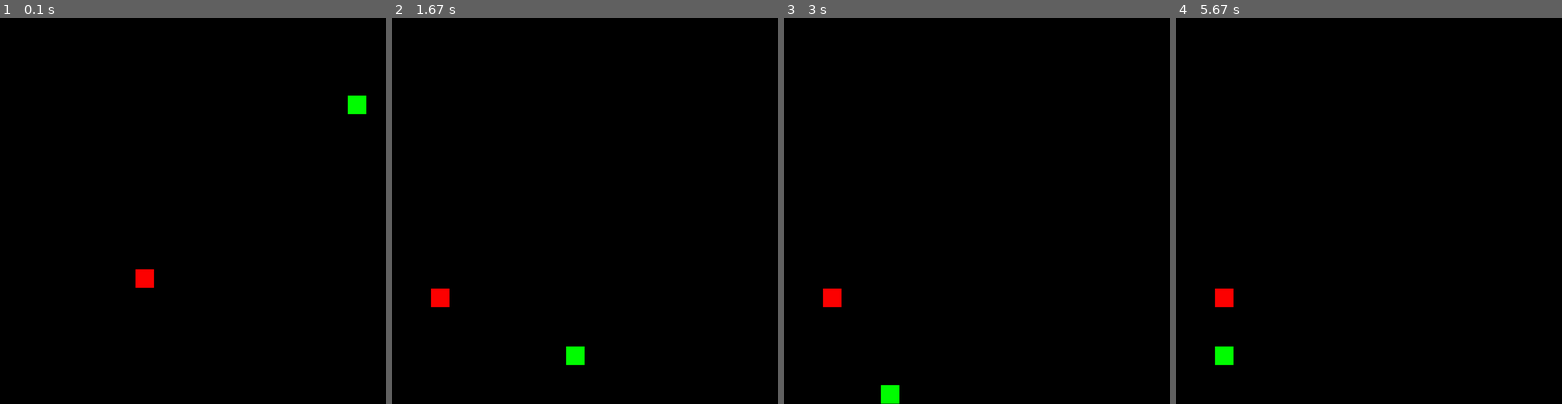
Above: before the commit, frames 1-4 (left to right).
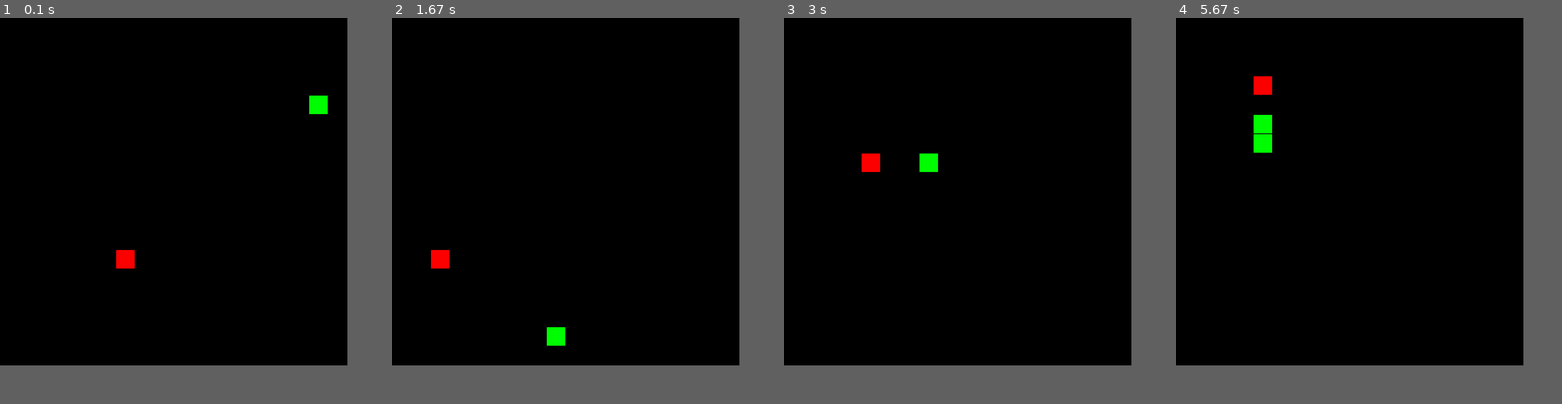
Above: after the commit, the same moments.

Repository: matbragan/snake-pygame
Game: pygame game, started from main.py
The game is run twice, just before and just after one commit, with the same random seed, the same clock (stepped at 60 frames per second) and the same inputs.
Inputs:
- Up to frame 1 (0.1 s): no input
- Up to frame 2 (1.67 s): hold D 0.33-0.8 s; hold W 0.83-1.13 s; hold D 1.17-1.63 s
- Up to frame 3 (3 s): hold S 2.23-2.53 s; hold A 2.57-2.97 s
- Up to frame 4 (5.67 s): hold W 3-3.37 s; hold D 3.4-4.03 s; hold S 4.07-4.43 s; hold A 4.47-4.93 s; hold D 4.97-5.43 s; hold W from 5.47 s (still down)
The window is 900x900 before the commit and 810x810 after it. Grey fills any space a smaller window leaves; there, only what the larger window draws over its background counts as a difference.

The runs differ from the first frame. In frame 1, 1.0% of the frame differs, in the area x 30-95%, y 20-70%; in frame 2, 1.0%; in frame 3, 1.0%; in frame 4, 1.2%, in the area x 10-25%, y 15-90%.

Commit message:
fixing window size

Diff:
--- a/main.py
+++ b/main.py
@@ -1,7 +1,7 @@
 import pygame as pg
 from random import randrange
 
-WINDOW = 1000
+WINDOW = 900
 TILE_SINZE = 50
 RANGE = (TILE_SINZE // 2, WINDOW - TILE_SINZE // 2, TILE_SINZE)
 
